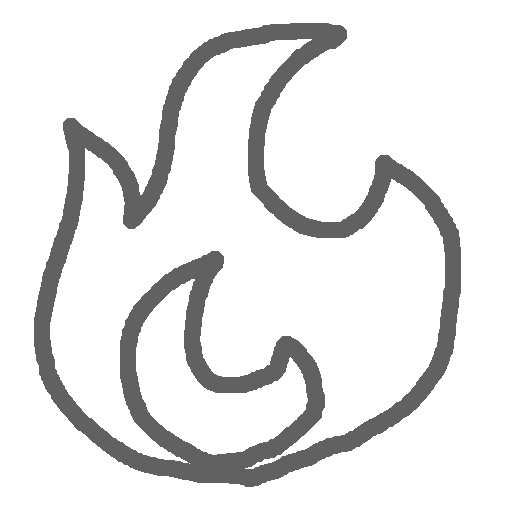
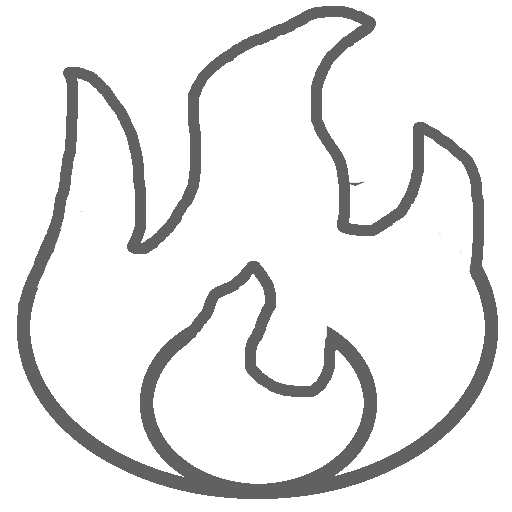
Revision of a layered w=512, h=512 image; what changed, layer by layer:
added layer "Layer #3" above "Layer #2" over [18, 6, 485, 397]
added layer "Layer #2" above "RedSymbol.png" over [17, 169, 498, 499]
hid "RedSymbol.png" over [34, 23, 461, 487]
